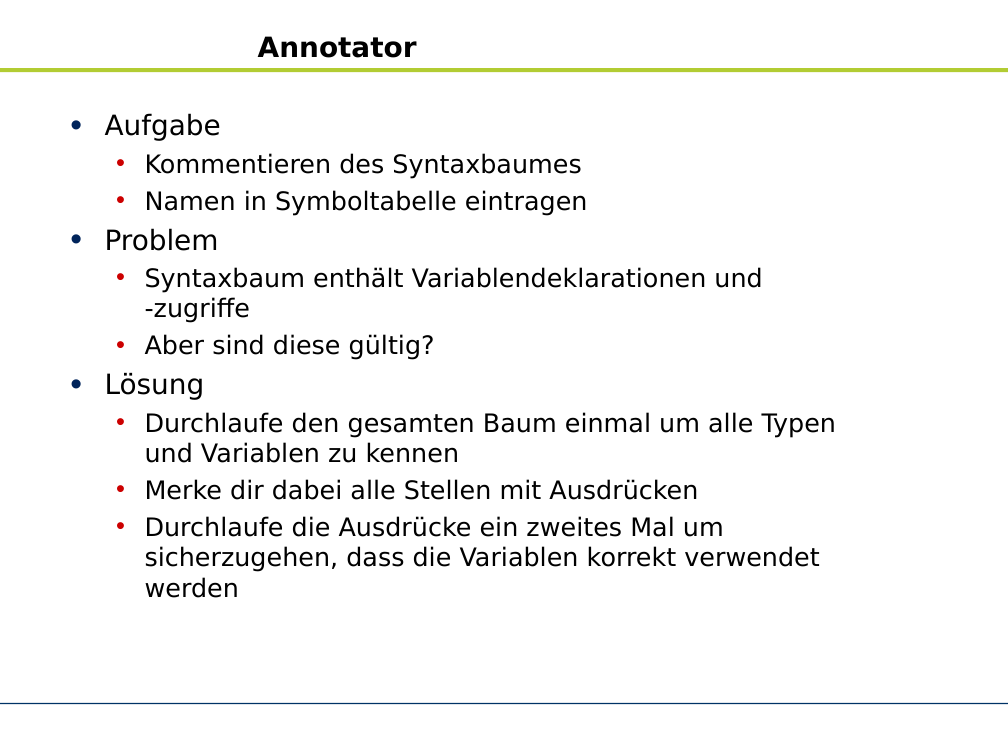
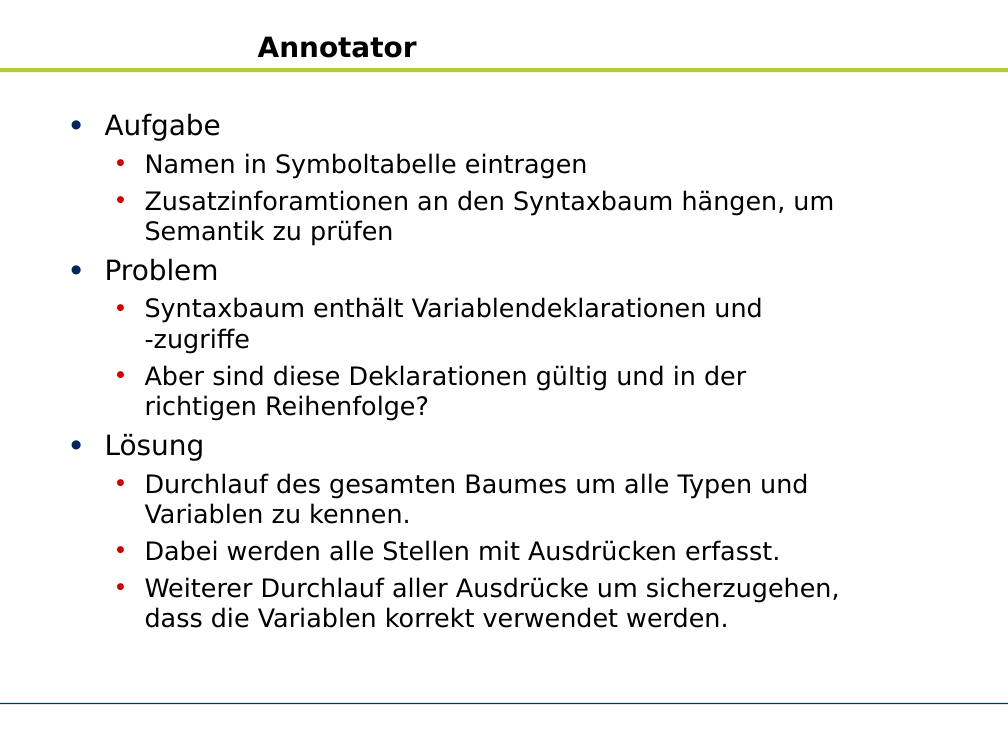
Before and after one commit to zhongxinhua/sose10-swp-uebersetzerbau, a slide deck: slide 7 of trunk/dokumentation/PraesiMarkus.odp. Drawn at 1008x756 pixels with LibreOffice and Linux fonts; fonts in the diff are those of the drawing; background and template pictures are left out. Boxes give left, top, right and bottom in pixels: in the first picture for what was removed or moved away, otherwise in the second. Text is boxed around its words. In the diff, an @@ line names an element or a change of style, - is before the commit and + after.

```diff
--- a/trunk/dokumentation/PraesiMarkus.odp
+++ b/trunk/dokumentation/PraesiMarkus.odp
@@ text at [145,153,581,179]: paragraph removed @@
-  • Kommentieren des Syntaxbaumes
@@ text at [145,190,834,246]: paragraph added @@
+  • Zusatzinforamtionen an den Syntaxbaum hängen, um Semantik zu prüfen
@@ text at [145,365,746,421]: text changed @@
-  • Aber sind diese gültig?
+  • Aber sind diese Deklarationen gültig und in der richtigen Reihenfolge?
@@ text at [145,473,840,628]: text changed @@
-  • Durchlaufe den gesamten Baum einmal um alle Typen und Variablen zu kennen
-  • Merke dir dabei alle Stellen mit Ausdrücken
-  • Durchlaufe die Ausdrücke ein zweites Mal um sicherzugehen, dass die Variablen korrekt verwendet werden
+  • Durchlauf des gesamten Baumes um alle Typen und Variablen zu kennen.
+  • Dabei werden alle Stellen mit Ausdrücken erfasst.
+  • Weiterer Durchlauf aller Ausdrücke um sicherzugehen, dass die Variablen korrekt verwendet werden.
```
Also in this commit, not shown: 2 other slides changed, 3 slides added, 2 slides removed.
